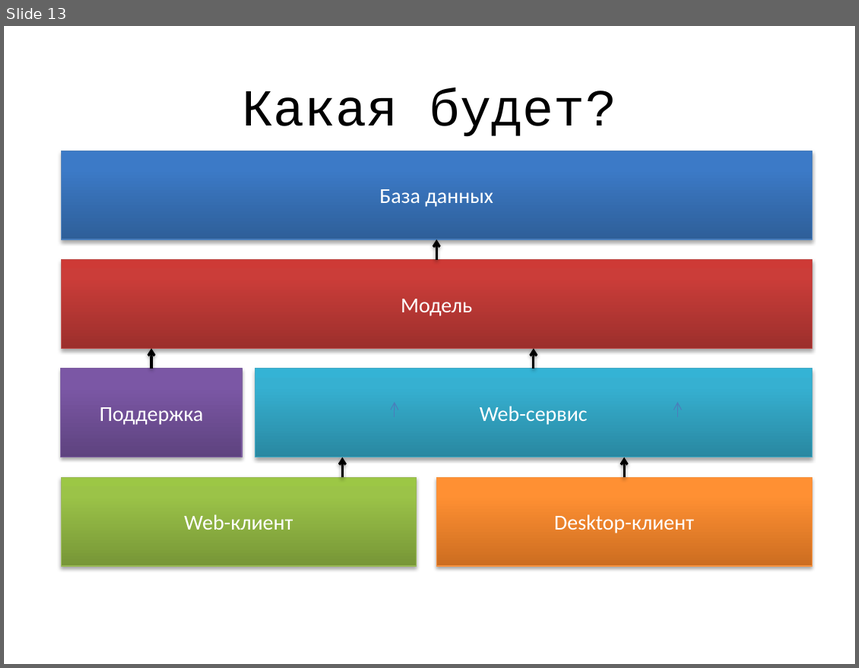
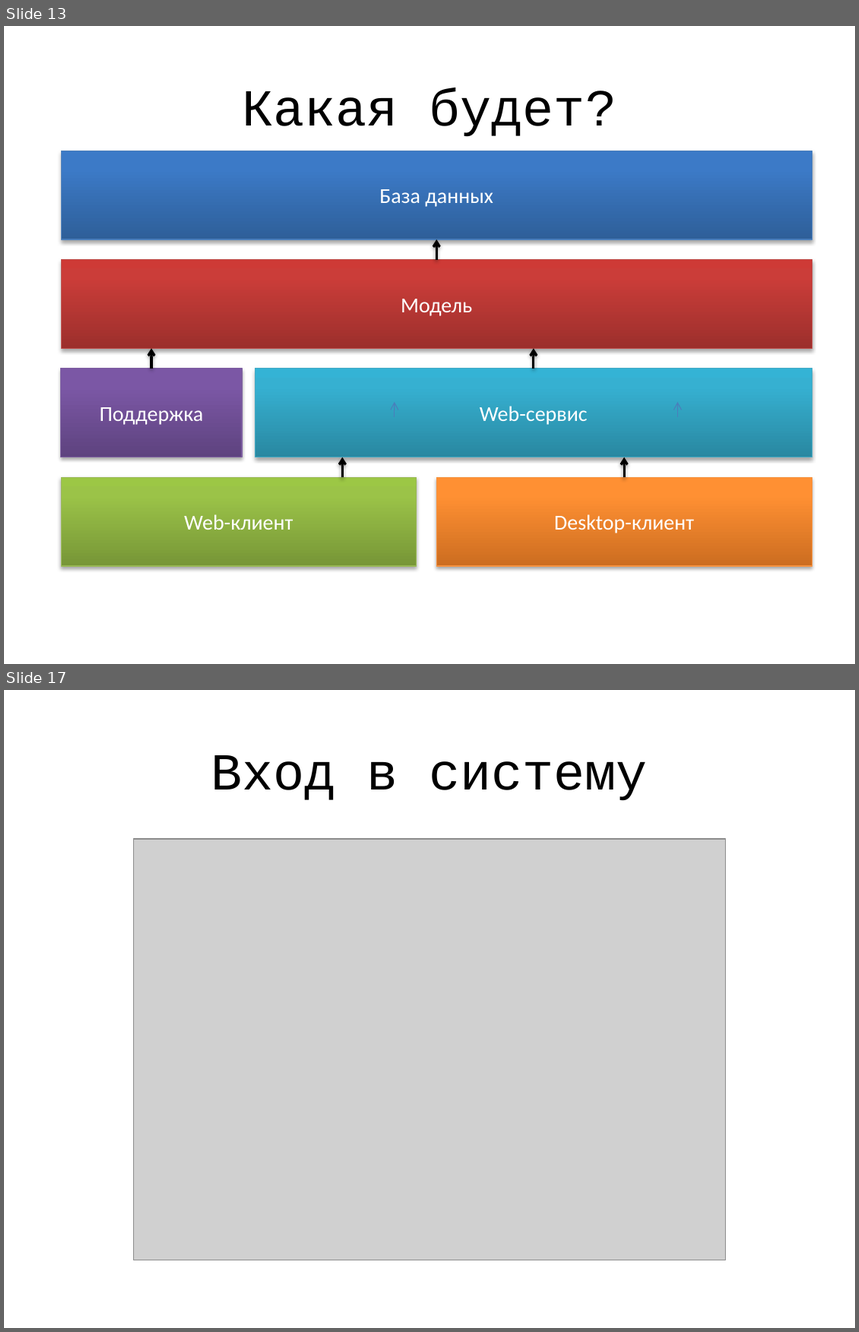
Before and after one commit to jpedraza/Health, a slide deck: Presentation/main.pptx. Shown one above the other, each under a label of ours: slide 13 before the commit, slides 13 and 17 after it; the slides between them are not shown. The pictures are 859x668 and 859x1332 pixels, drawn with LibreOffice and Linux fonts; fonts in the diff are those of the drawing; grey boxes stand for pictures. Boxes give left, top, right and bottom in pixels: in the first picture for what was removed or moved away, otherwise in the second. Text is boxed around its words. In the diff, an @@ line names an element or a change of style, - is before the commit and + after.

```diff
--- a/Presentation/main.pptx
+++ b/Presentation/main.pptx
@@ slide 17 added at box(4, 690, 855, 1328), background #FFFFFF @@
@@ title added at box(211, 755, 648, 801), 44 pt, text #000000 @@
+Вход в систему
@@ picture added at box(133, 839, 726, 1260) @@
```
Also in this commit, not shown: 13 other slides added, 1 slide removed, 1 other file.
